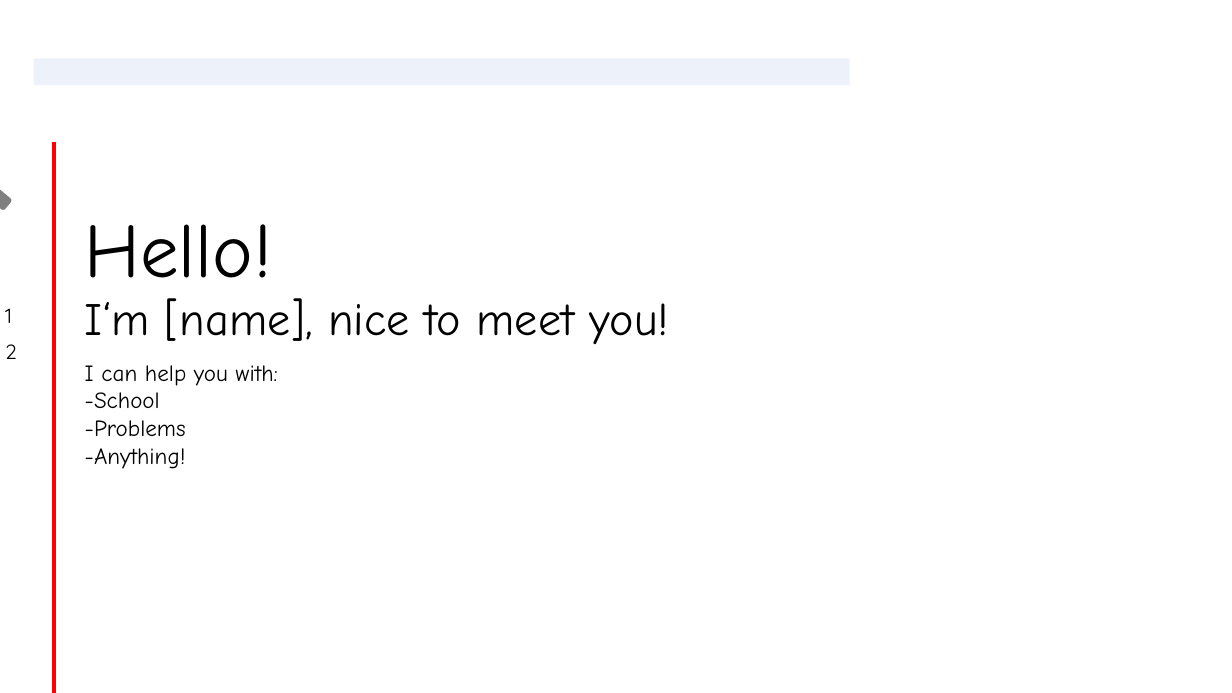
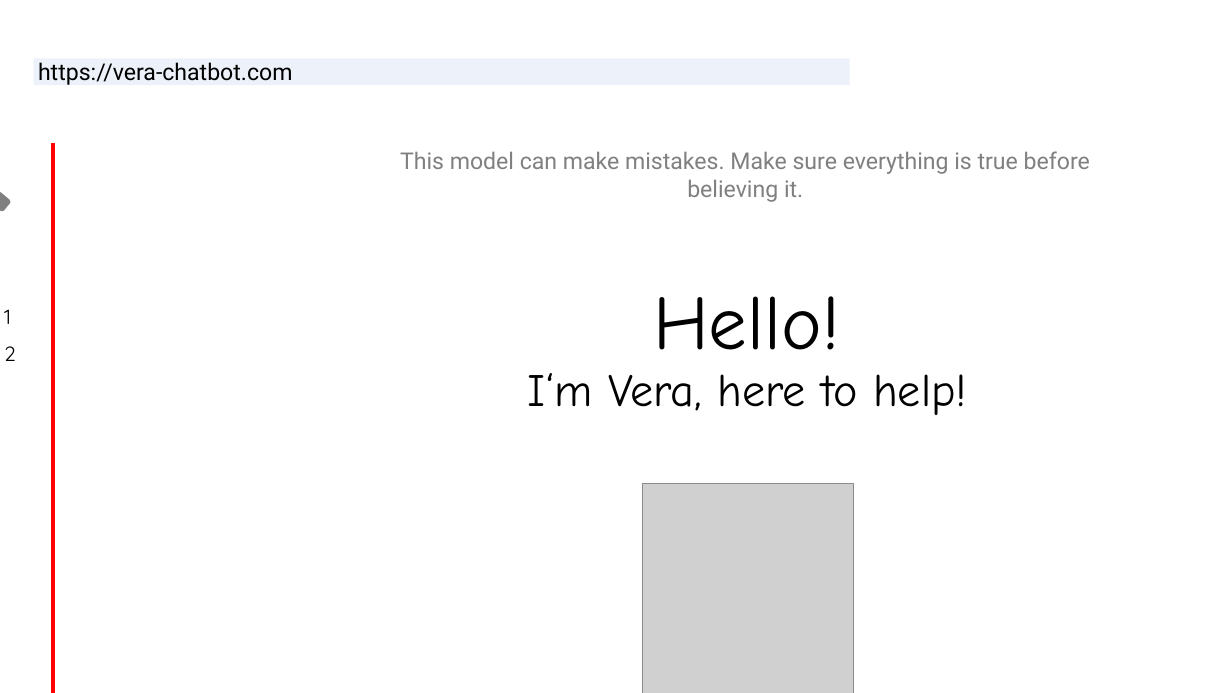
Before and after one commit to MaksBurchard240894/HFG7, a slide deck: slide 1 of My Files/UI design.pptx. Drawn at 1232x693 pixels with LibreOffice and Linux fonts; fonts in the diff are those of the drawing; grey boxes stand for pictures; background and template pictures are left out. Boxes give left, top, right and bottom in pixels: in the first picture for what was removed or moved away, otherwise in the second. Text is boxed around its words. In the diff, an @@ line names an element or a change of style, - is before the commit and + after.

```diff
--- a/My Files/UI design.pptx
+++ b/My Files/UI design.pptx
@@ text added at [38,62,293,85], 18 pt, text #000000 @@
+https://vera-chatbot.com
@@ text added at [400,151,1090,202], 18 pt, text #808080 @@
+This model can make mistakes. Make sure everything is true before believing it.
@@ text "Hello!": place and size @@
-text "Hello!" at [85,224,273,302]
+text "Hello!" at [653,296,841,350]
@@ text "Hello!" at [653,296,841,350]: alignment left to centre @@
@@ text removed at [85,298,669,344] @@
-I‘m [name], nice to meet you!
@@ text removed at [85,365,278,469] @@
-I can help you with:
--School
--Problems
--Anything!
@@ text added at [528,373,967,415], 36 pt, text #000000 @@
+I‘m Vera, here to help!
@@ picture added at [642,483,853,693] @@
```
Also in this commit, not shown: 1 other slide changed, 2 other files.
